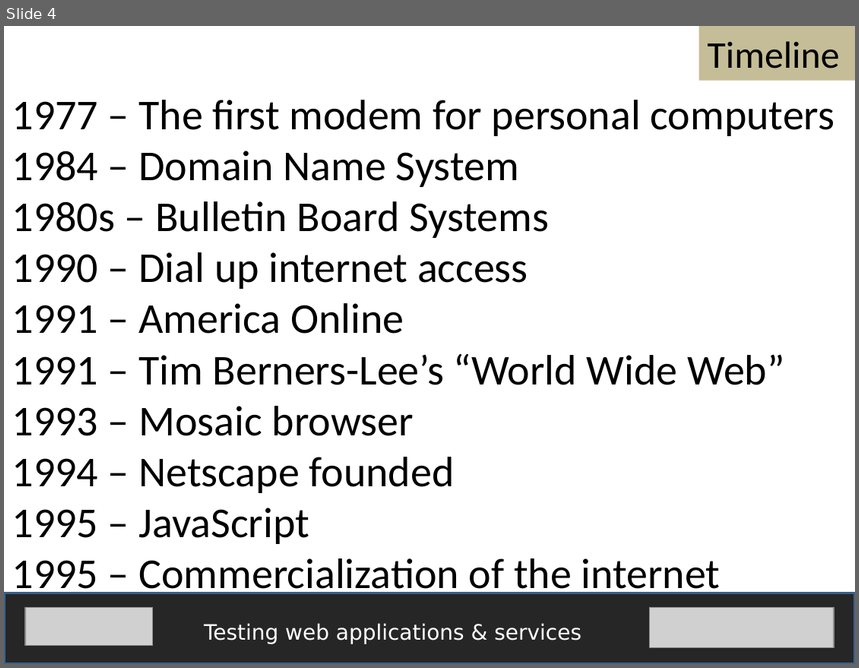
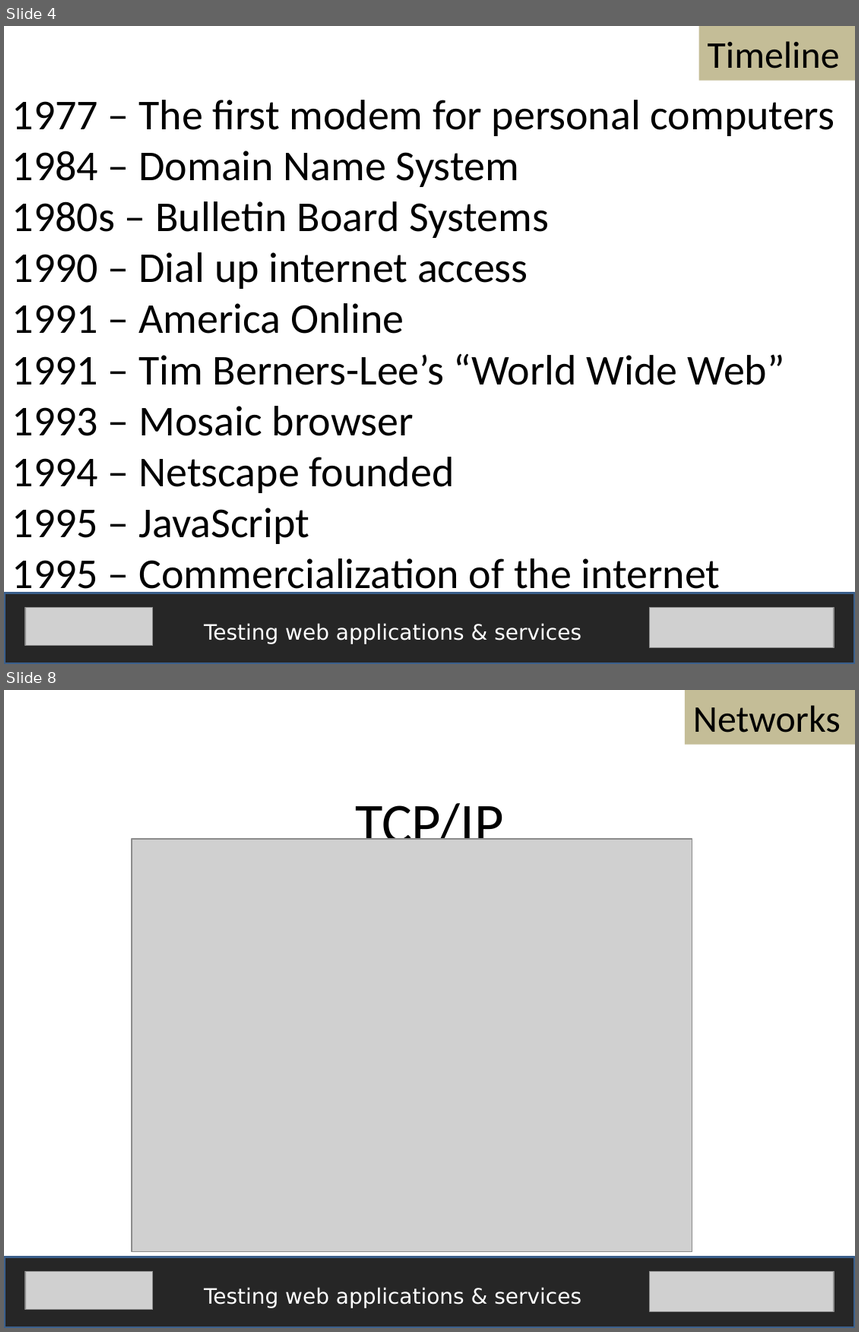
Before and after one commit to fijiaaron/testing-web-apps-and-services, a slide deck: presentations/A technical understanding of the web.pptx. Shown one above the other, each under a label of ours: slide 4 before the commit, slides 4 and 8 after it; the slides between them are not shown. The pictures are 859x668 and 859x1332 pixels, drawn with LibreOffice and Linux fonts; fonts in the diff are those of the drawing; grey boxes stand for pictures. Boxes give left, top, right and bottom in pixels: in the first picture for what was removed or moved away, otherwise in the second. Text is boxed around its words. In the diff, an @@ line names an element or a change of style, - is before the commit and + after.

```diff
--- a/presentations/A technical understanding of the web.pptx
+++ b/presentations/A technical understanding of the web.pptx
@@ slide 8 added at (x1=4, y1=690, x2=855, y2=1328), background #FFFFFF @@
@@ rectangle added at (x1=685, y1=690, x2=855, y2=745), fill #C4BD97, 32 pt, text #000000 @@
+Networks
@@ text added at (x1=355, y1=803, x2=503, y2=856), 48 pt, text #000000 @@
+TCP/IP
@@ picture added at (x1=132, y1=839, x2=692, y2=1252) @@
@@ rectangle added at (x1=4, y1=1258, x2=855, y2=1328), fill #262626, outline #3A5F8C 2 pt @@
@@ picture added at (x1=25, y1=1271, x2=153, y2=1309) @@
@@ picture added at (x1=649, y1=1271, x2=834, y2=1312) @@
@@ text added at (x1=204, y1=1287, x2=582, y2=1309), 18 pt, text #FFFFFF @@
+Testing web applications & services
```
Also in this commit, not shown: 1 slide changed, 6 other slides added, 4 other files.
